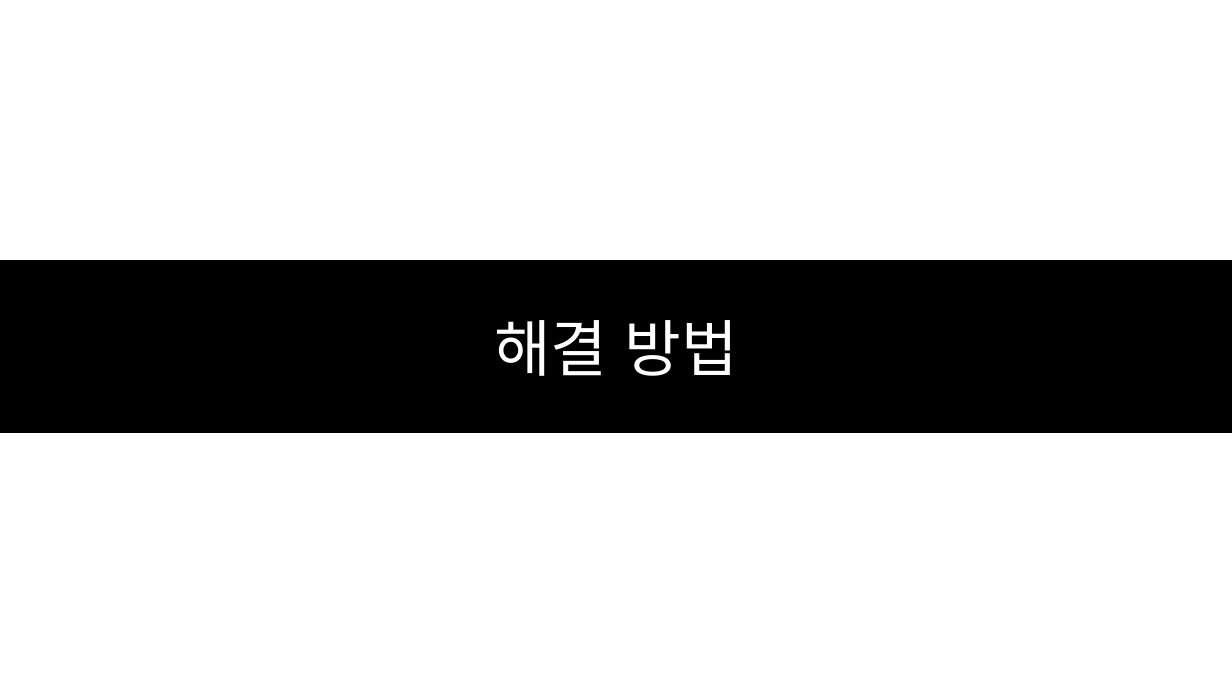
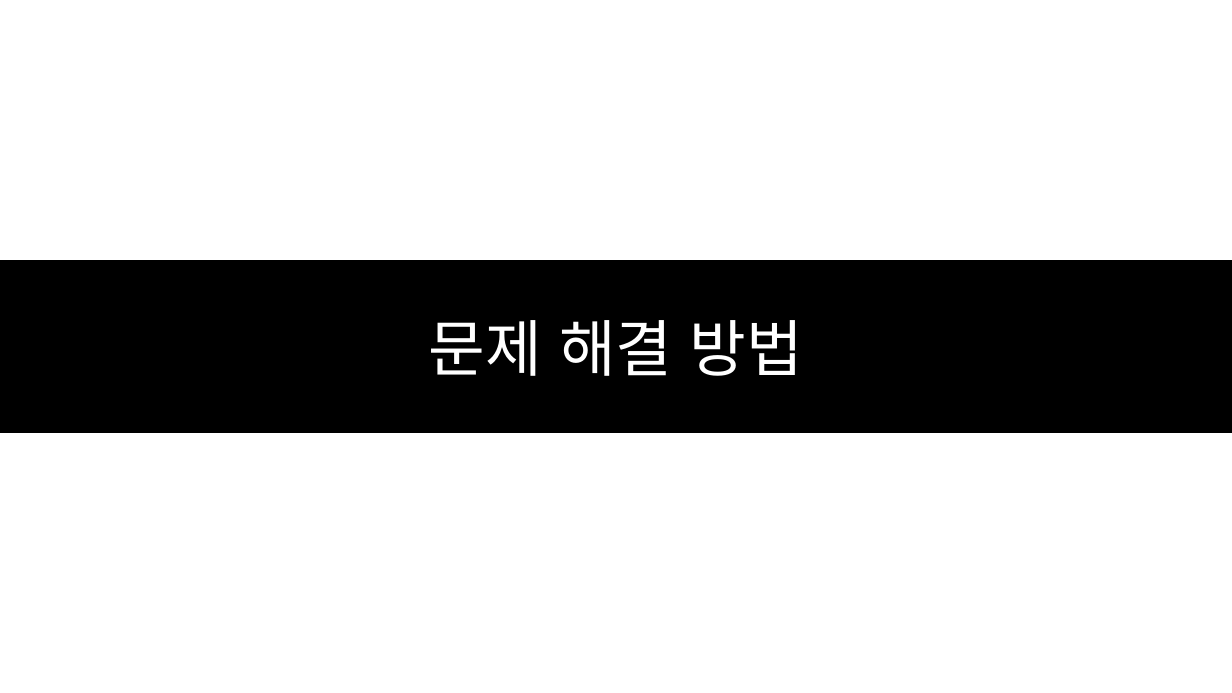
Before and after one commit to SEH00N/SDLU, a slide deck: slide 2 of ServerLecture/PT/5강 비동기 소켓 프로그래밍.pptx. Drawn at 1232x693 pixels with LibreOffice and Linux fonts; fonts in the diff are those of the drawing. Boxes give left, top, right and bottom in pixels: in the first picture for what was removed or moved away, otherwise in the second. Text is boxed around its words. In the diff, an @@ line names an element or a change of style, - is before the commit and + after.

```diff
--- a/ServerLecture/PT/5강 비동기 소켓 프로그래밍.pptx
+++ b/ServerLecture/PT/5강 비동기 소켓 프로그래밍.pptx
@@ text in rectangle at box(429, 320, 803, 376): text changed @@
-해결 방법
+문제 해결 방법
```
Also in this commit, not shown: 7 other slides changed, 17 slides added, 1 slide removed, 8 other files.
